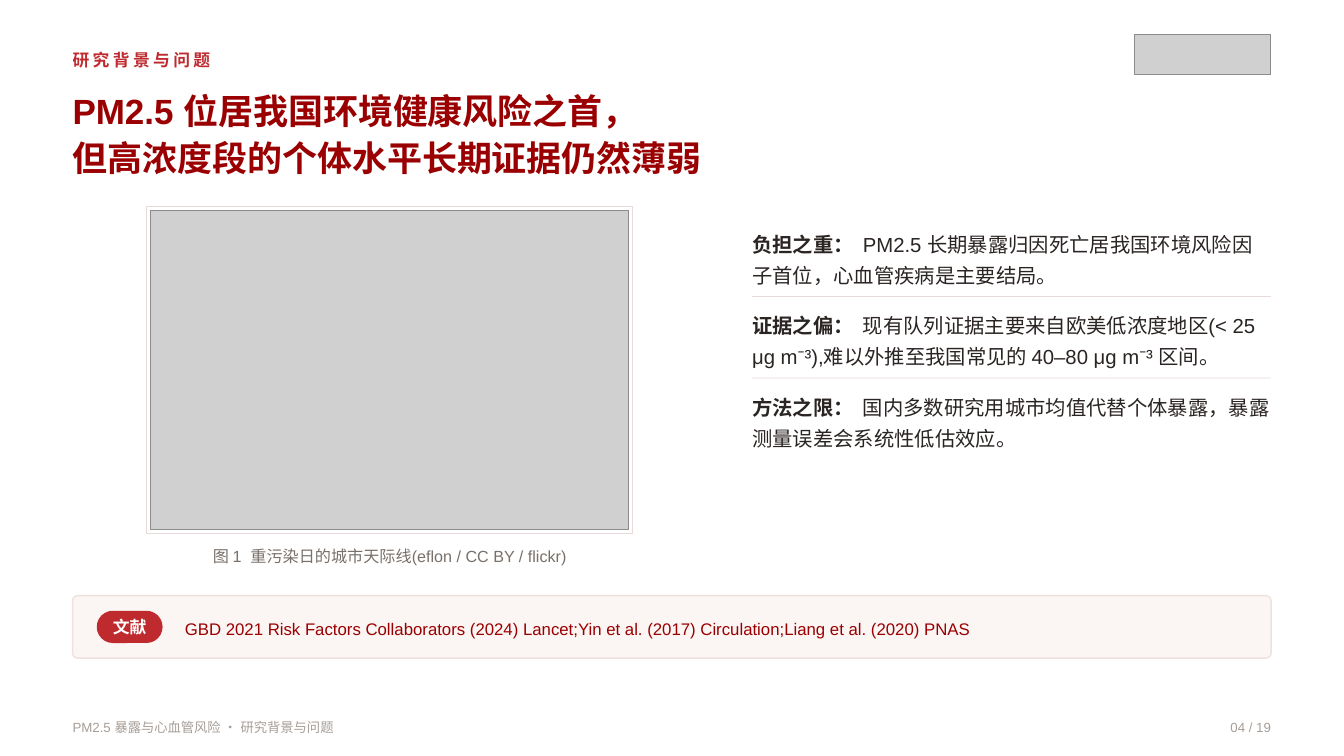
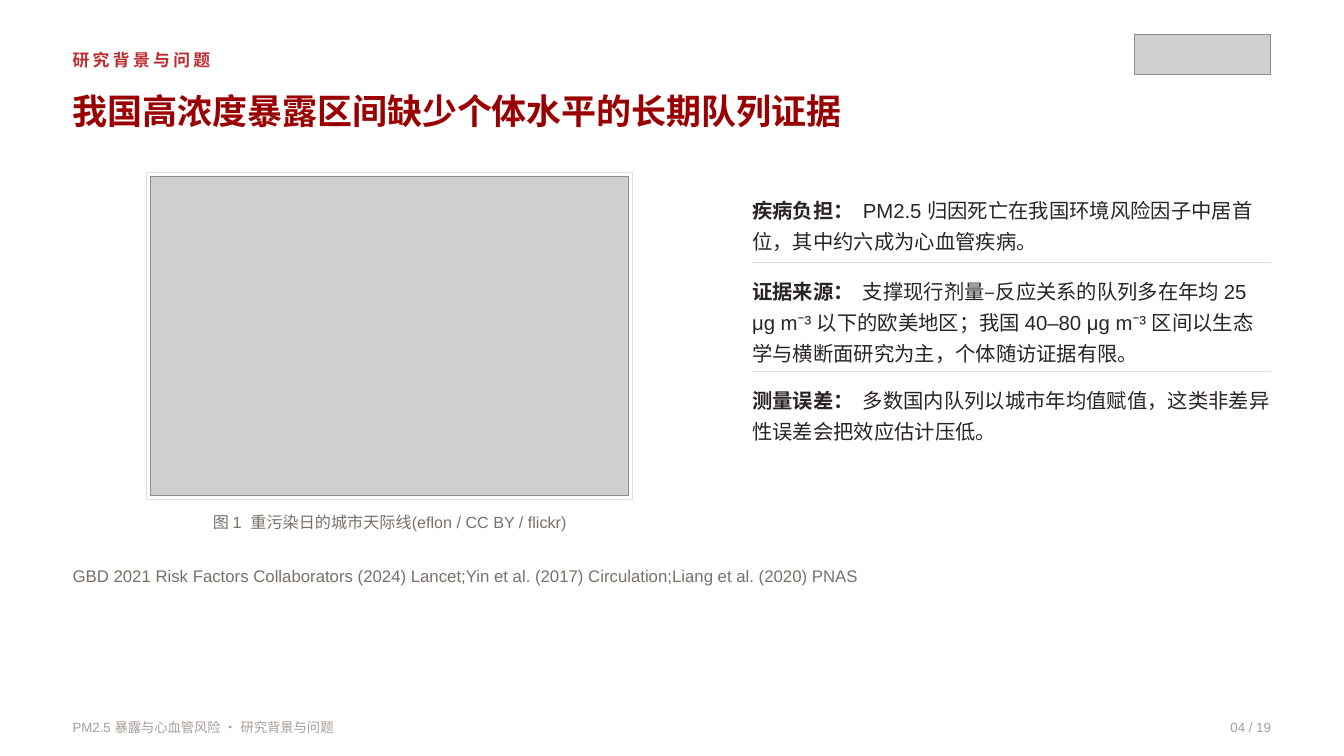
Before and after one commit to qingguang0309/academic-skills, a slide deck: slide 4 of examples/pm25-defense-slides/pm25_defense.pptx. Drawn at 1344x756 pixels with LibreOffice and Linux fonts; fonts in the diff are those of the drawing; grey boxes stand for pictures. Boxes give left, top, right and bottom in pixels: in the first picture for what was removed or moved away, otherwise in the second. Text is boxed around its words. In the diff, an @@ line names an element or a change of style, - is before the commit and + after.

```diff
--- a/examples/pm25-defense-slides/pm25_defense.pptx
+++ b/examples/pm25-defense-slides/pm25_defense.pptx
@@ text at (73,94,842,128): text changed @@
-PM2.5 位居我国环境健康风险之首，
-但高浓度段的个体水平长期证据仍然薄弱
+我国高浓度暴露区间缺少个体水平的长期队列证据
@@ text at (752,200,1252,251): text changed @@
-负担之重： PM2.5 长期暴露归因死亡居我国环境风险因子首位，心血管疾病是主要结局。
+疾病负担： PM2.5 归因死亡在我国环境风险因子中居首位，其中约六成为心血管疾病。
@@ 2 rectangles, 1 picture, 1 text: place and size @@
-2 rectangles, 1 picture, 1 text at (147,207,1271,566)
+2 rectangles, 1 picture, 1 text at (147,172,1271,532)
@@ text at (752,281,1254,363): text changed @@
-证据之偏： 现有队列证据主要来自欧美低浓度地区(< 25 μg m⁻³),难以外推至我国常见的 40–80 μg m⁻³ 区间。
+证据来源： 支撑现行剂量–反应关系的队列多在年均 25 μg m⁻³ 以下的欧美地区；我国 40–80 μg m⁻³ 区间以生态学与横断面研究为主，个体随访证据有限。
@@ rectangle: place and size @@
-rectangle at (752,378,1271,379)
+rectangle at (752,371,1271,372)
@@ text at (752,391,1270,441): text changed @@
-方法之限： 国内多数研究用城市均值代替个体暴露，暴露测量误差会系统性低估效应。
+测量误差： 多数国内队列以城市年均值赋值，这类非差异性误差会把效应估计压低。
@@ text "GBD 2021 Risk Factors Collaborators ...": place and size @@
-text "GBD 2021 Risk Factors Collaborators ..." at (185,623,970,639)
+text "GBD 2021 Risk Factors Collaborators ..." at (73,570,858,586)
@@ text "GBD 2021 Risk Factors Collaborators ..." at (73,570,858,586): text colour #9A0001 to #797069; line spacing 1.2 to 1.22; vertical alignment middle to top @@
@@ rounded rectangle removed at (73,596,1271,658) @@
@@ rounded rectangle removed at (97,611,162,643) @@
@@ text removed at (113,618,147,635) @@
-文献
```
Also in this commit, not shown: 9 other slides changed, 5 other files.
